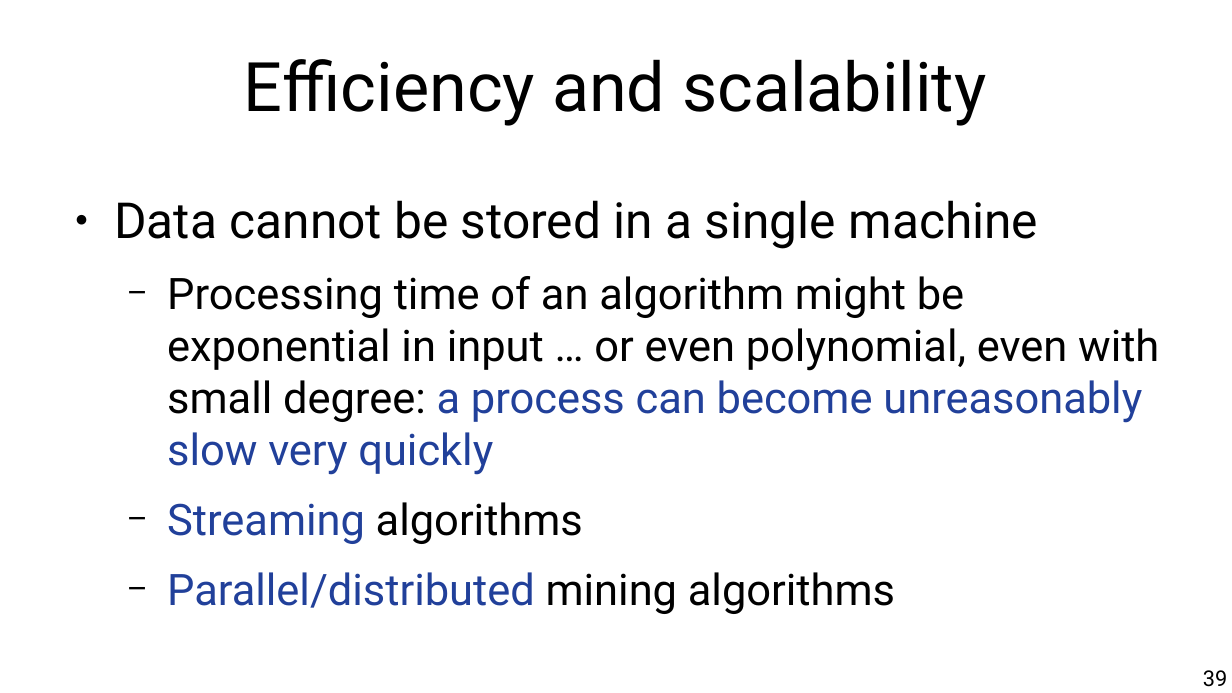
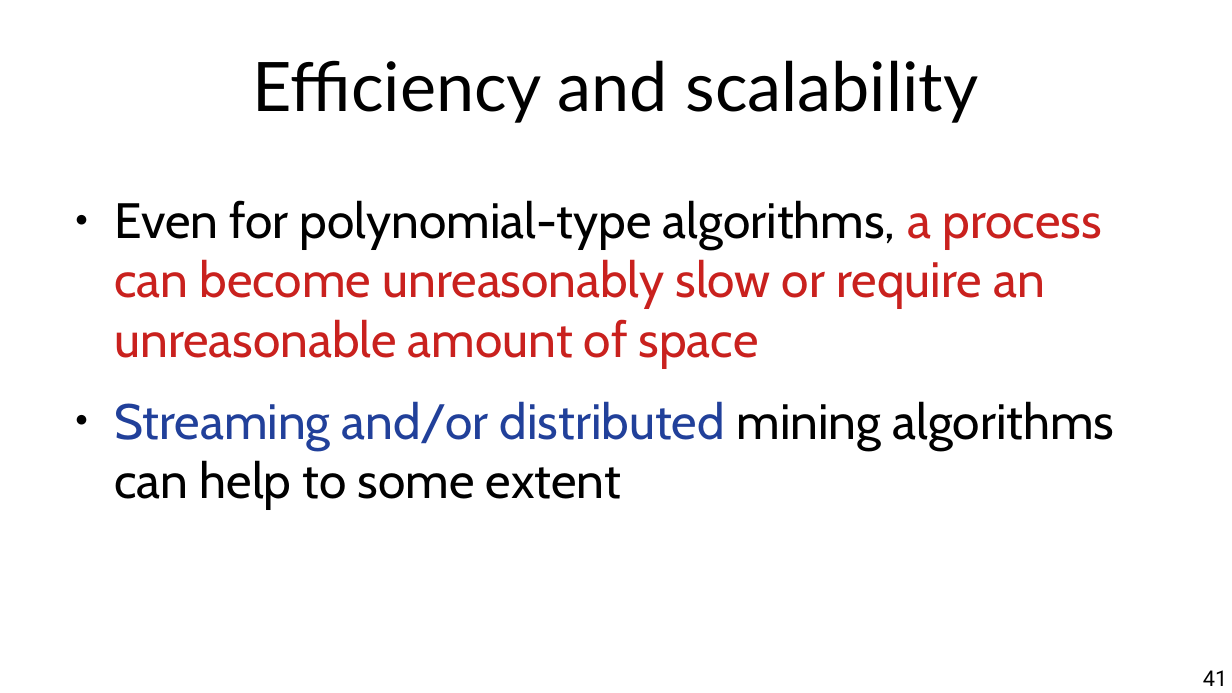
Before and after one commit to chatox/data-mining-course, a slide deck: slide 41 of theory/odp/tt02_data_methods_scenarios.odp (slide 39 before the commit). Drawn at 1232x693 pixels with LibreOffice and Linux fonts; fonts in the diff are those of the drawing. Boxes give left, top, right and bottom in pixels: in the first picture for what was removed or moved away, otherwise in the second. Text is boxed around its words. In the diff, an @@ line names an element or a change of style, - is before the commit and + after.

```diff
--- a/theory/odp/tt02_data_methods_scenarios.odp
+++ b/theory/odp/tt02_data_methods_scenarios.odp
@@ title "Efficiency and scalability" at (252,60,979,123): font Roboto to Lato @@
@@ text at (114,200,1115,509): text changed; size 28 to 32 pt; font Roboto to Cabin; text colour #000000 to #C9211E @@
-● Data cannot be stored in a single machine
-  − Processing time of an algorithm might be exponential in input … or even polynomial, even with small degree: a process can become unreasonably slow very quickly
-  − Streaming algorithms
-  − Parallel/distributed mining algorithms
+● Even for polynomial-type algorithms, a process can become unreasonably slow or require an unreasonable amount of space
+● Streaming and/or distributed mining algorithms can help to some extent
@@ page number at (1203,670,1227,686): text changed @@
-39
+41
```
Also in this commit, not shown: 40 other slides changed, 5 slides added, 3 slides removed, 5 other files.
